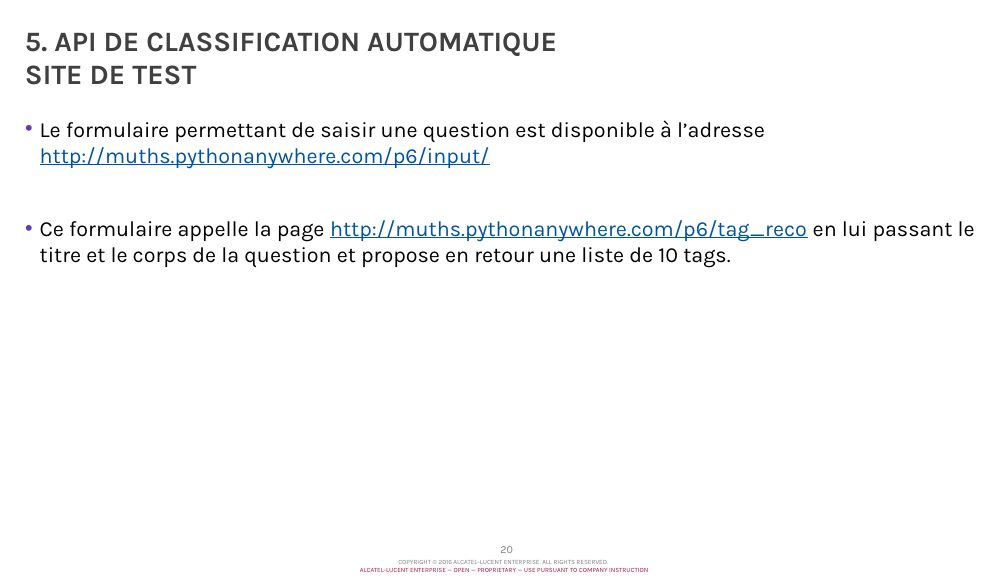
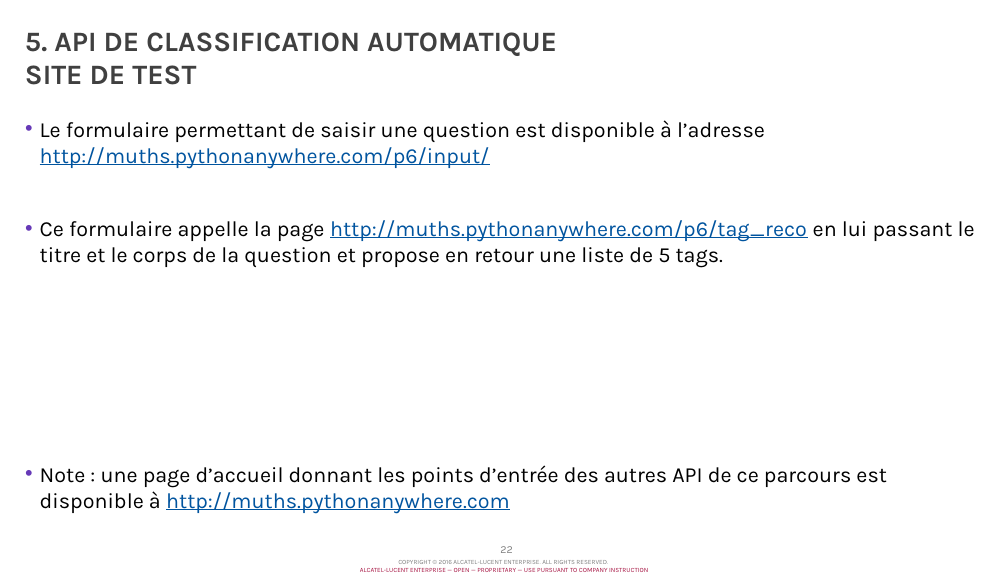
Before and after one commit to chmuths/projet_6, a slide deck: slide 22 of docs/Projet 6 - C. Muths - Traitement langage naturel.pptx (slide 20 before the commit). Drawn at 1008x582 pixels with LibreOffice and Linux fonts; fonts in the diff are those of the drawing; background and template pictures are left out. Boxes give left, top, right and bottom in pixels: in the first picture for what was removed or moved away, otherwise in the second. Text is boxed around its words. In the diff, an @@ line names an element or a change of style, - is before the commit and + after.

Commit message:
Putting in bold tags having more than 50% probability. Updating documentation

```diff
--- a/docs/Projet 6 - C. Muths - Traitement langage naturel.pptx
+++ b/docs/Projet 6 - C. Muths - Traitement langage naturel.pptx
@@ text at [40, 220, 975, 514]: text changed @@
-• Ce formulaire appelle la page http://muths.pythonanywhere.com/p6/tag_reco en lui passant le titre et le corps de la question et propose en retour une liste de 10 tags.
+• Ce formulaire appelle la page http://muths.pythonanywhere.com/p6/tag_reco en lui passant le titre et le corps de la question et propose en retour une liste de 5 tags.
+• Note : une page d’accueil donnant les points d’entrée des autres API de ce parcours est disponible à http://muths.pythonanywhere.com
@@ page number at [500, 546, 512, 553]: text changed @@
-20
+22
```
Also in this commit, not shown: 10 other slides changed, 2 slides added, 4 other files.
